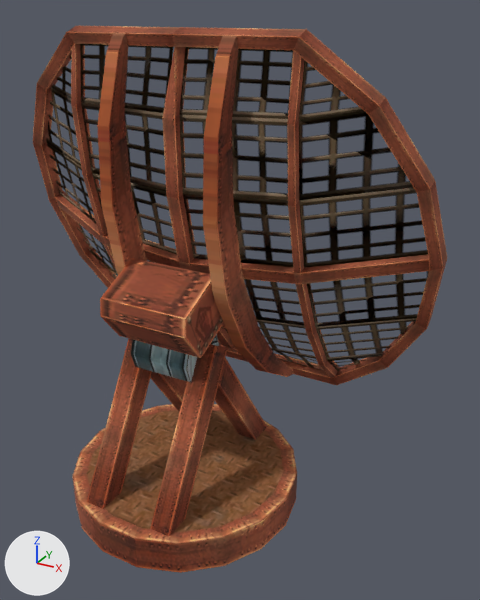
Before and after pictures for a commit that changed the glTF model FinModelUtility/Games/BattalionWars/BattalionWars Tests/goldens/modl/battalion_wars_1/C1SMHQH_Dish/output/C1SMHQH_Dish.glb.
Camera for both pictures: a camera (50 mm lens) standing at (9.99, -14.46, 14.38) and looking at (1.41, 1.14, 6.58). Arrows for +X, +Y and +Z are at lower left; the lights stay in place. The picture after the commit comes second.
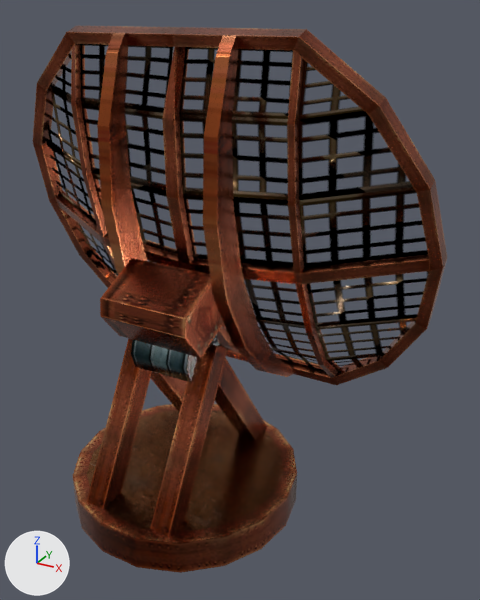
What differs and where, as boxes [x1, y1, x2, y2] in the pictures (480 x 600 px):
'mesh0', surface changed (darker)
    both: [33, 26, 447, 573]

Diff of the bpy script that builds the scene:
```diff
--- a/FinModelUtility/Games/BattalionWars/BattalionWars Tests/goldens/modl/battalion_wars_1/C1SMHQH_Dish/output/C1SMHQH_Dish.glb.py
+++ b/FinModelUtility/Games/BattalionWars/BattalionWars Tests/goldens/modl/battalion_wars_1/C1SMHQH_Dish/output/C1SMHQH_Dish.glb.py
@@ img_c1smhq02 @@
+img_c1smhq02 = load_image('c1smhq02', 'c1smhq02.png', 128, 256, 'sRGB')
@@ img_c1smradiomesh2 @@
+img_c1smradiomesh2 = load_image('c1smradiomesh2', 'c1smradiomesh2.png', 128, 128, 'sRGB')
@@ img_c1smhq01 @@
+img_c1smhq01 = load_image('c1smhq01', 'c1smhq01.png', 256, 256, 'sRGB')
@@ img_c1smmetalfloor @@
+img_c1smmetalfloor = load_image('c1smmetalfloor', 'c1smmetalfloor.png', 128, 128, 'sRGB')
@@ mat_material0 @@
 n0 = _N.new('ShaderNodeBsdfPrincipled'); n0.name = 'Principled BSDF'
-n0.inputs[2].default_value = 1.0  # 'Roughness'
+n0.inputs[1].default_value = 1.0  # 'Metallic'
+n0.inputs[2].default_value = 0.25  # 'Roughness'
 n1 = _N.new('ShaderNodeOutputMaterial'); n1.name = 'Material Output'
@@ mat_material0 @@
 n4 = _N.new('ShaderNodeTexImage'); n4.name = 'Image Texture'
-n4.image = img_c1smhqh_dish_0_png
+n4.image = img_c1smmetalfloor
 _L.new(n0.outputs[0], n1.inputs[0])  # 'BSDF' to 'Surface'
@@ mat_material1 @@
 n0 = _N.new('ShaderNodeBsdfPrincipled'); n0.name = 'Principled BSDF'
-n0.inputs[2].default_value = 1.0  # 'Roughness'
+n0.inputs[1].default_value = 1.0  # 'Metallic'
+n0.inputs[2].default_value = 0.25  # 'Roughness'
 n1 = _N.new('ShaderNodeOutputMaterial'); n1.name = 'Material Output'
@@ mat_material1 @@
 n4 = _N.new('ShaderNodeTexImage'); n4.name = 'Image Texture'
-n4.image = img_c1smhqh_dish_1_png
+n4.image = img_c1smhq01
 _L.new(n0.outputs[0], n1.inputs[0])  # 'BSDF' to 'Surface'
@@ mat_material2 @@
 n0 = _N.new('ShaderNodeBsdfPrincipled'); n0.name = 'Principled BSDF'
-n0.inputs[2].default_value = 1.0  # 'Roughness'
+n0.inputs[1].default_value = 1.0  # 'Metallic'
+n0.inputs[2].default_value = 0.25  # 'Roughness'
 n1 = _N.new('ShaderNodeOutputMaterial'); n1.name = 'Material Output'
@@ mat_material2 @@
 n5 = _N.new('ShaderNodeTexImage'); n5.name = 'Image Texture'
-n5.image = img_c1smhqh_dish_2_png
+n5.image = img_c1smradiomesh2
 _L.new(n0.outputs[0], n1.inputs[0])  # 'BSDF' to 'Surface'
@@ mat_material3 @@
 n0 = _N.new('ShaderNodeBsdfPrincipled'); n0.name = 'Principled BSDF'
-n0.inputs[2].default_value = 1.0  # 'Roughness'
+n0.inputs[1].default_value = 1.0  # 'Metallic'
+n0.inputs[2].default_value = 0.25  # 'Roughness'
 n1 = _N.new('ShaderNodeOutputMaterial'); n1.name = 'Material Output'
@@ mat_material3 @@
 n4 = _N.new('ShaderNodeTexImage'); n4.name = 'Image Texture'
-n4.image = img_c1smhqh_dish_3_png
+n4.image = img_c1smhq02
 _L.new(n0.outputs[0], n1.inputs[0])  # 'BSDF' to 'Surface'
```
